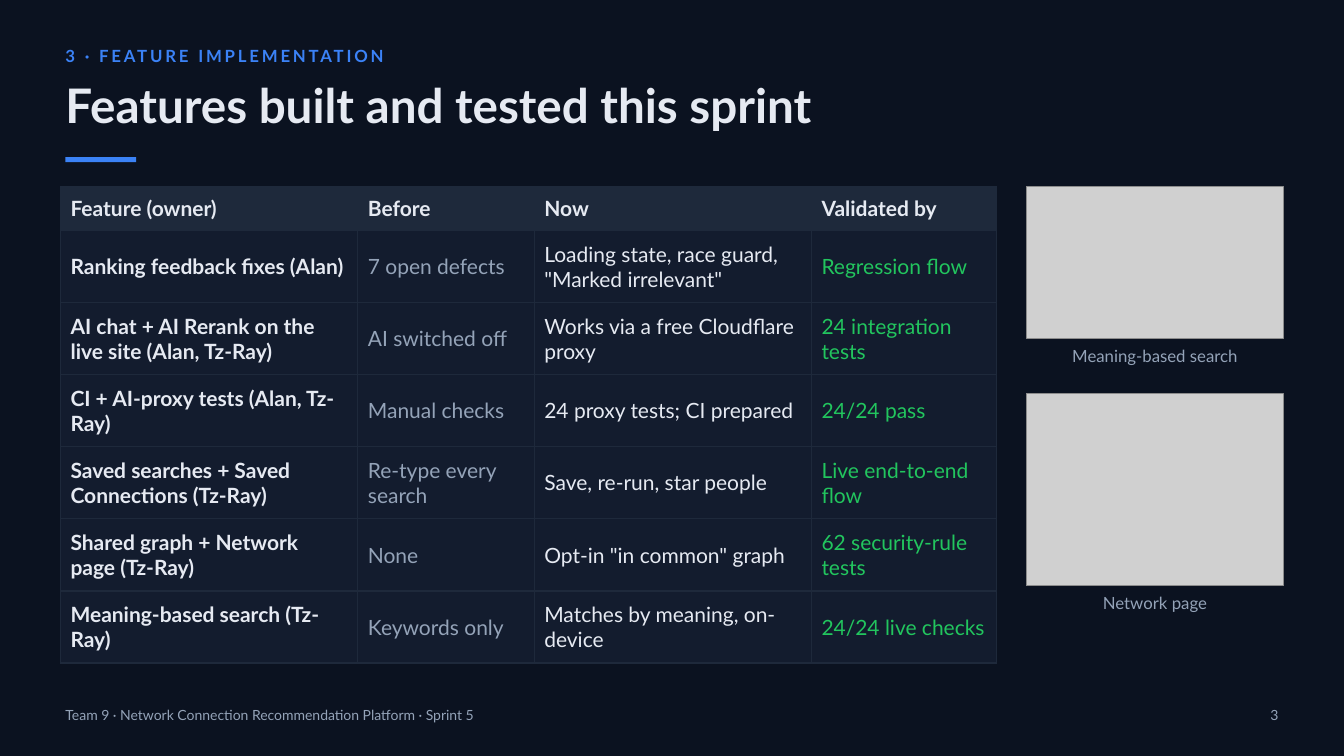
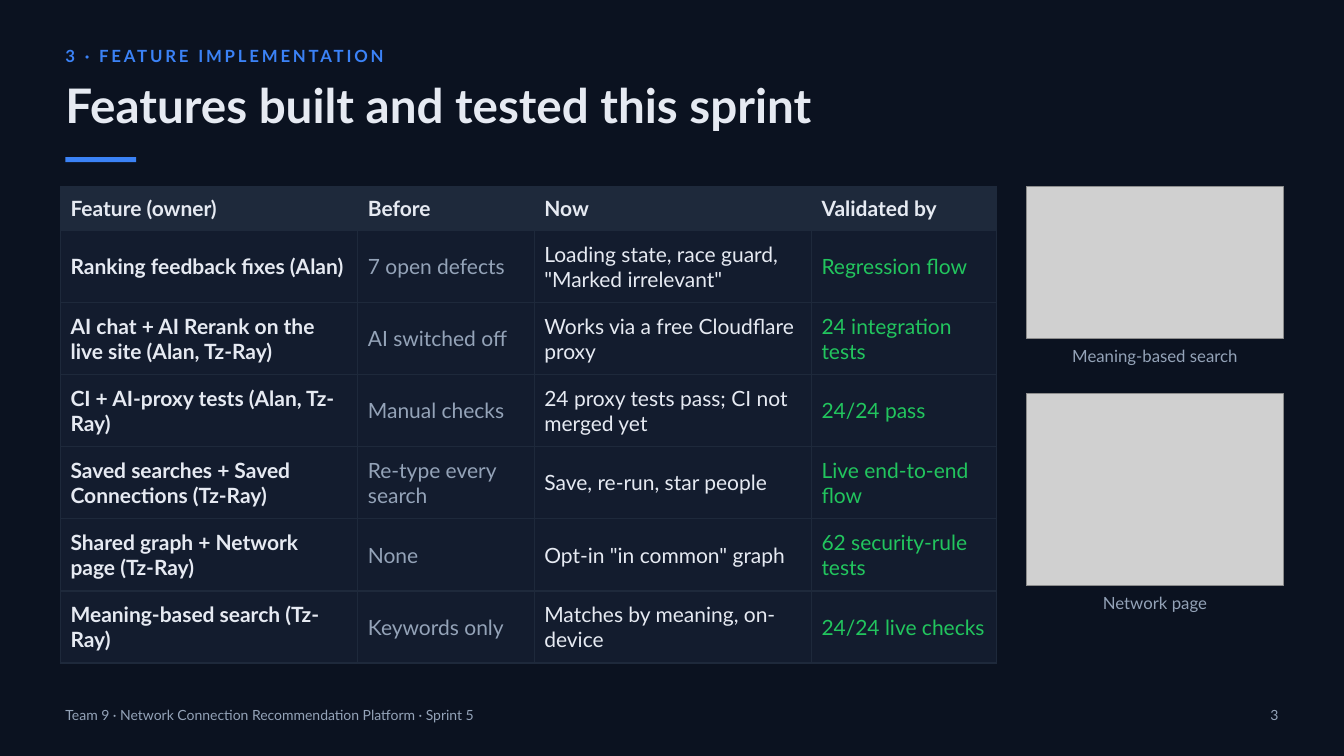
Before and after one commit to Tz-Ray/421-Network-Connection-Recommendation-Platform, a slide deck: slide 3 of reports/sprint-5/sprint-5-presentation.pptx. Drawn at 1344x756 pixels with LibreOffice and Linux fonts; fonts in the diff are those of the drawing; grey boxes stand for pictures. Boxes give left, top, right and bottom in pixels: in the first picture for what was removed or moved away, otherwise in the second. Text is boxed around its words. In the diff, an @@ line names an element or a change of style, - is before the commit and + after.

```diff
--- a/reports/sprint-5/sprint-5-presentation.pptx
+++ b/reports/sprint-5/sprint-5-presentation.pptx
@@ table at (60, 187, 996, 663) @@
-row 4, column 3: 24 proxy tests; CI prepared
+row 4, column 3: 24 proxy tests pass; CI not merged yet
```
Also in this commit, not shown: 3 other slides changed, 1 other file.
